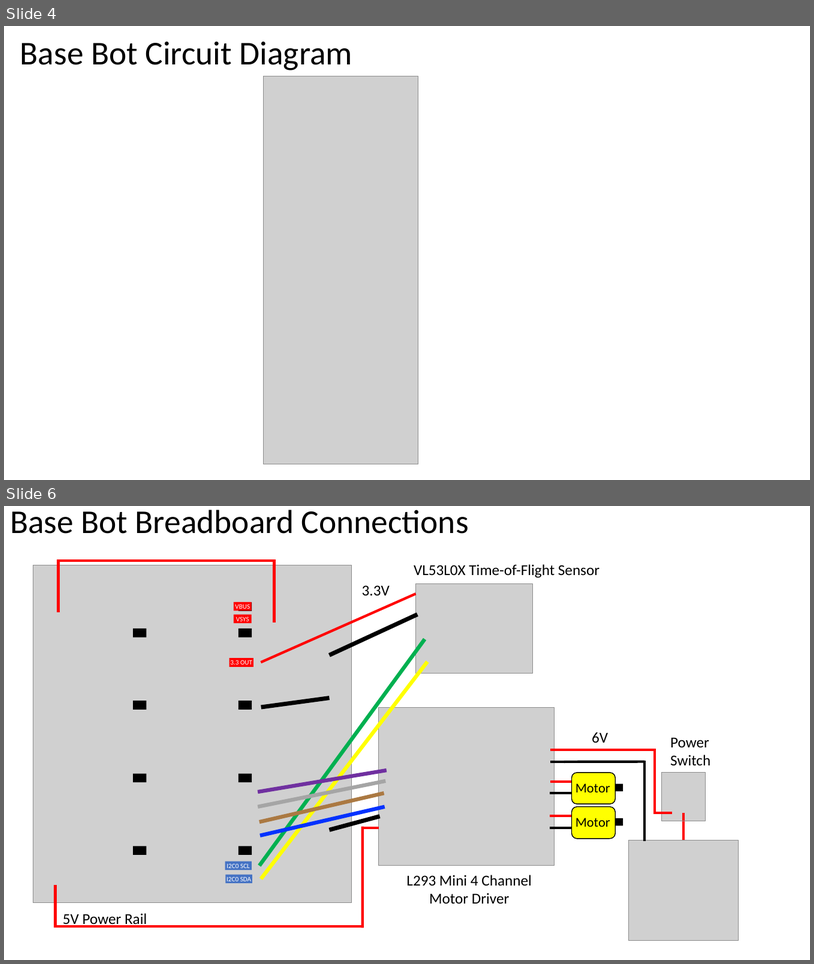
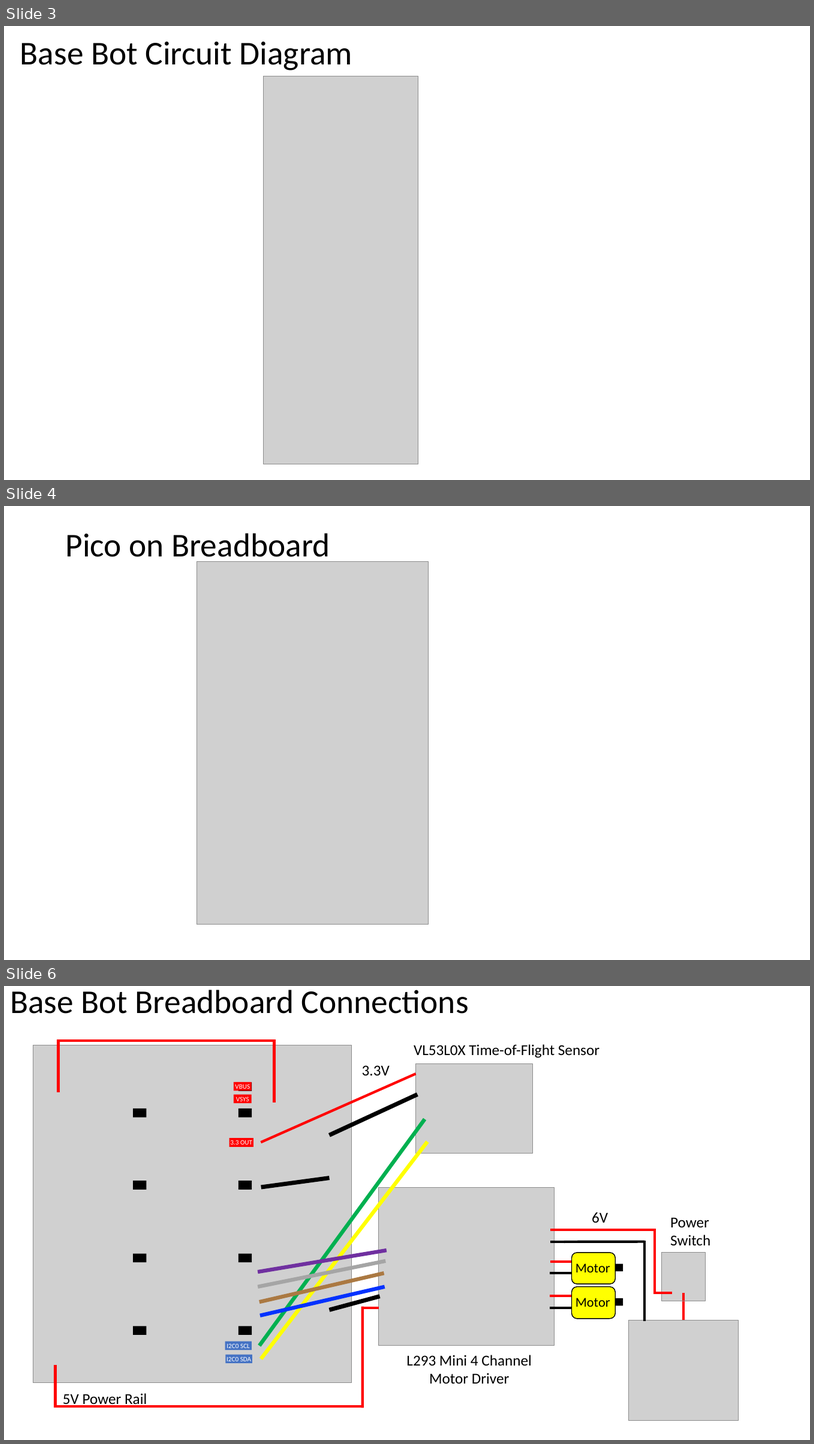
Before and after one commit to CoderDojoTC/micropython, a slide deck: docs/presentations/Circuit-Diagrams.pptx. Shown one above the other, each under a label of ours: slides 4 and 6 before the commit, slides 3, 4 and 6 after it; the slides between them are not shown. The pictures are 814x964 and 814x1444 pixels, drawn with LibreOffice and Linux fonts; fonts in the diff are those of the drawing; grey boxes stand for pictures. Boxes give left, top, right and bottom in pixels: in the first picture for what was removed or moved away, otherwise in the second. Text is boxed around its words. In the diff, an @@ line names an element or a change of style, - is before the commit and + after.

```diff
--- a/docs/presentations/Circuit-Diagrams.pptx
+++ b/docs/presentations/Circuit-Diagrams.pptx
@@ slide 4 added at <box>4,506,810,960</box>, background #FFFFFF @@
@@ title added at <box>65,533,330,565</box>, 39.6 pt, text #000000 @@
+Pico on Breadboard
@@ picture added at <box>197,562,429,924</box> @@
@@ what was slide 4 is now slide 3 @@
```
Also in this commit, not shown: 4 other slides added, 5 slides removed, 4 other files.
